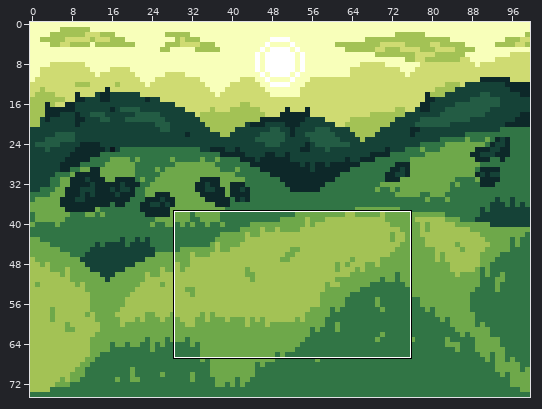
Sprite sheet -- assets/images/euskadi_bg.png. Above: a wide view before the commit, with the close-up outlined.
Close-up. The starting point:
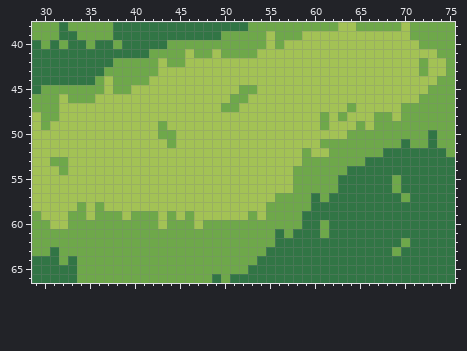
The file is 100x75 pixels. Shown: x 29..75, y 38..66.
After:
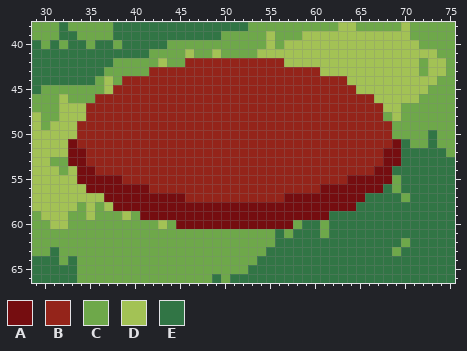
Palette (. is transparent): A #750d10  B #94241a  C #6ea84a  D #a3c255  E #317545
Commit: combat background uploaded
The exact change:
@@ x 29..75 @@
 41 EEEEEEEEEEEEECCCCDCCDCCCCDDDDDDDDDDDDDDDDDDDDCC
-42 EEEEEEEEECCCCCDCCDDDDDDDDDDDDDDDDDDDDDDDDDDCDDC
-43 EEEEEEEECCCCCCDDDDDDDDDDDDDDDDDDDDDDDDDDDDDCDDC
-44 EEEEEEECDCCCCDDDDDDDDDDDDDDDDDDDDDDDDDDDDDDDDCC
-45 ECCCCCCCDCCDDDDDDDDDDDDCCDDDDDDDDDDDDDDDDDDDCCC
-46 CCCDCCCDDDDDDDDDDDDDDDCCDDDDDDDDDDDDDDDDDDDCCCC
-47 CCCDDDDDDDDDDDDDDDDDDCCDDDDDDDDDDDDCDDDDDCCCCCC
-48 DCCDDDDDDDDDDDDDDDDDDDDDDDDDDDDDCDCDDDCCDCCCCCC
-49 DCDDDDDDDDDDDDCDDDDDDDDDDDDDDDDDCDDDCDCCCCCCCCC
-50 DDDDDDDDDDDDDDCCDDDDDDDDDDDDDDDDDDDCCCCCCCCCECC
-51 DDDDDDDDDDDDDDDCDDDDDDDDDDDDDDDDCCCCCCCCCECCECC
-52 DDDDDDDDDDDDDDDDDDDDDDDDDDDDDDCDDCCCCCCEEEEEEEC
-53 DDCCDDDDDDDDDDDDDDDDDDDDDDDDDDCCCCCCCEEEEEEEEEE
-54 DDDCDDDDDDDDDDDDDDDDDDDDDDDDDCCCCCCEEEEEEEEEEEE
-55 DDDDDDDDDDDDDDDDDDDDDDDDDDDDDCCCCCEEEEEECEEEEEE
-56 DDDDDDDDDDDDDDDDDDDDDDDDDDDDDCCCCCEEEEEECEEEEEE
-57 DDDDDDDDDDDDDDDDDDDDDDDDDDDCCCCECEEEEEEEECEEEEE
-58 DDDDDCDCDDDDDDDDDDDDDDDDDDCCCCCEEEEEEEEEEEEEEEE
-59 CDDDCCDCCCDCCCDCDCDDDDDDCDCCCCEEEEEEEEEEEEEEEEE
-60 CCDDCCCCCCCCCCDCCCDCCCCCCCCCCCEECEEEEEEEEEEEEEE
+42 EEEEEEEEECCCCCDCCBBBBBBBBBBBDDDDDDDDDDDDDDDCDDC
+43 EEEEEEEECCCCCBBBBBBBBBBBBBBBBBBBDDDDDDDDDDDCDDC
+44 EEEEEEECDCBBBBBBBBBBBBBBBBBBBBBBBBBDDDDDDDDDDCC
+45 ECCCCCCCDBBBBBBBBBBBBBBBBBBBBBBBBBBBDDDDDDDDCCC
+46 CCCDCCCBBBBBBBBBBBBBBBBBBBBBBBBBBBBBBBDDDDDCCCC
+47 CCCDDDBBBBBBBBBBBBBBBBBBBBBBBBBBBBBBBBBDDCCCCCC
+48 DCCDDDBBBBBBBBBBBBBBBBBBBBBBBBBBBBBBBBBCDCCCCCC
+49 DCDDDBBBBBBBBBBBBBBBBBBBBBBBBBBBBBBBBBBBCCCCCCC
+50 DDDDDBBBBBBBBBBBBBBBBBBBBBBBBBBBBBBBBBBBCCCCECC
+51 DDDDABBBBBBBBBBBBBBBBBBBBBBBBBBBBBBBBBBBAECCECC
+52 DDDDAABBBBBBBBBBBBBBBBBBBBBBBBBBBBBBBBBAAEEEEEC
+53 DDCCAABBBBBBBBBBBBBBBBBBBBBBBBBBBBBBBBBAAEEEEEE
+54 DDDCDAABBBBBBBBBBBBBBBBBBBBBBBBBBBBBBBAAEEEEEEE
+55 DDDDDAAAAABBBBBBBBBBBBBBBBBBBBBBBBBAAAAACEEEEEE
+56 DDDDDDAAAAAAABBBBBBBBBBBBBBBBBBBAAAAAAAECEEEEEE
+57 DDDDDDDDAAAAAAAAABBBBBBBBBBBAAAAAAAAAEEEECEEEEE
+58 DDDDDCDCDAAAAAAAAAAAAAAAAAAAAAAAAAAAEEEEEEEEEEE
+59 CDDDCCDCCCDCAAAAAAAAAAAAAAAAAAAAAEEEEEEEEEEEEEE
+60 CCDDCCCCCCCCCCDCAAAAAAAAAAAAACEECEEEEEEEEEEEEEE
 61 CCCCCCCCCCCCCCCCCCCCCCCCCCCECEEECEEEEEEEEEEEEEE
Boxes around the changes in both close-ups, in picture pixels (x1, y1, x2, y2):
changed: (68, 58, 401, 229)
